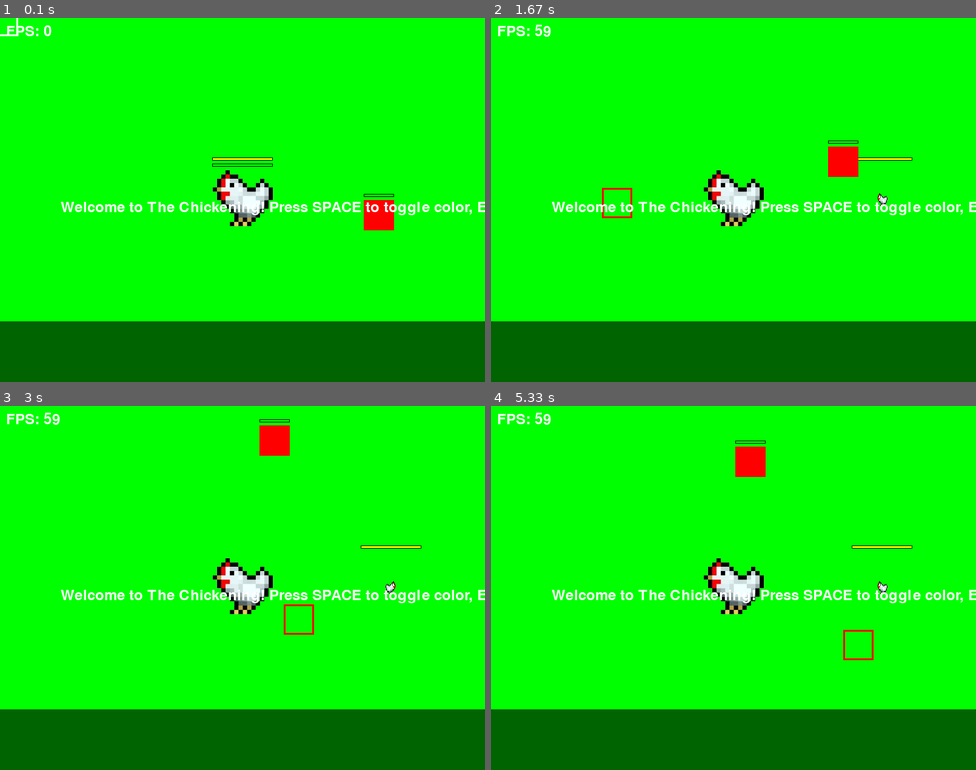
Above: before the commit, frames 1-4 (two rows, left to right).
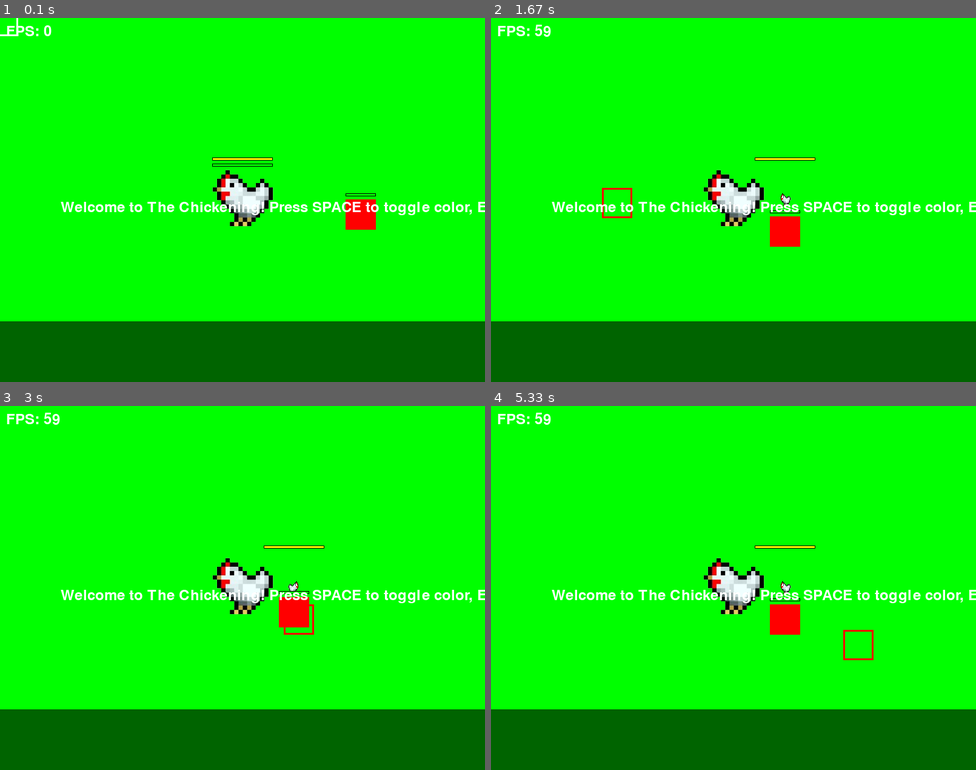
Above: after the commit, the same moments.

Repository: Zakihung/The-Chickening
Game: pygame game, started from main.py
Same seed, same stepped clock (60 frames per second), same inputs: the game is played once before the commit and once after it.
Inputs (mouse positions are in pixels of both pictures, inside the frame that each line leads up to):
- Up to frame 1 (0.1 s): no input
- Up to frame 2 (1.67 s): hold Right 0.33-0.8 s; move the mouse to (714, 214) at 0.37 s; hold Up 0.83-1.13 s; move the mouse to (888, 189) at 0.87 s; hold Right 1.17-1.63 s; move the mouse to (617, 203) at 1.2 s
- Up to frame 3 (3 s): hold Left 1.67-2.2 s; move the mouse to (92, 533) at 1.7 s; hold Down 2.23-2.53 s; move the mouse to (315, 460) at 2.27 s; hold Left 2.57-2.97 s; move the mouse to (300, 620) at 2.6 s
- Up to frame 4 (5.33 s): hold Up 3-3.37 s; move the mouse to (743, 464) at 3.03 s; hold Right 3.4-4.03 s; move the mouse to (558, 577) at 3.43 s; hold Down 4.07-4.43 s; move the mouse to (738, 624) at 4.1 s; hold Left 4.47-4.93 s; move the mouse to (718, 526) at 4.5 s; hold Right from 4.97 s (still down); move the mouse to (859, 646) at 5 s

The runs differ from the first frame. In frame 1, 0.6% of the frame differs, in the area x 71-82%, y 48-59%; in frame 2, 1.4%; in frame 3, 1.3%; in frame 4, 1.4%, in the area x 50-87%, y 9-63%.

Commit message:
Add zig-zag approach AI for 'runner' enemy type

Diff:
--- a/modules/entities/enemy.py
+++ b/modules/entities/enemy.py
@@ -30,31 +30,60 @@
         # AI attributes
         self.direction_change_timer = random.uniform(1, 2)  # Change direction sau 1-2s
         self.target = None  # Placeholder cho player target (áp sát sau)
+        self.zigzag_amplitude = 50  # Biên độ lắc zig-zag (pixels)
+        self.zigzag_frequency = 5  # Tần số lắc (cao hơn = nhanh lắc)
+        self.time = 0  # Timer cho sin wave
+        self.attack_damage = 10  # Damage cào vuốt khi áp sát
+        self.attack_range = 50  # Range để attack (placeholder)
 
     def update(self, delta_time, player=None):
         """
-        Override update: AI simple - di chuyển ngẫu nhiên, change direction random.
-        :param player: Player instance để target sau (áp sát)
+        Override update: AI simple - di chuyển ngẫu nhiên, hoặc zig-zag áp sát nếu 'runner'.
+        :param player: Player instance để target
         """
         super().update(delta_time)
 
-        # Random movement AI
-        self.direction_change_timer -= delta_time
-        if self.direction_change_timer <= 0:
-            # Change to random direction
-            angle = random.uniform(0, 2 * math.pi)
-            self.direction = pygame.Vector2(math.cos(angle), math.sin(angle))
-            self.direction_change_timer = random.uniform(1, 2)  # Reset timer
+        self.time += delta_time  # Update time cho sin
 
-        # Placeholder cho type-specific AI (override trong subclass)
-        if self.type == 'runner':
-            # Sau này: Áp sát player zig-zag
-            pass
+        if player:
+            # Tính direction tới player
+            dx = player.rect.centerx - self.rect.centerx
+            dy = player.rect.centery - self.rect.centery
+            dist = math.hypot(dx, dy)
+            if dist > 0:
+                base_dir = pygame.Vector2(dx / dist, dy / dist)  # Normalize to player
+
+                if self.type == 'runner':
+                    # Zig-zag AI: Thêm offset sin cho y (lắc lên xuống)
+                    offset = math.sin(
+                        self.time * self.zigzag_frequency) * self.zigzag_amplitude / dist  # Scale với dist
+                    self.direction = pygame.Vector2(base_dir.x, base_dir.y + offset)
+                    self.direction.normalize_ip() if self.direction.length() > 0 else None
+                    self.speed = ENEMY_SPEED_BASE * 1.5  # Tốc độ nhanh hơn cho runner
+
+                    # Attack nếu trong range (placeholder damage)
+                    if dist < self.attack_range and not player.invincible:
+                        player.take_damage(self.attack_damage)
+                        # Cooldown attack sau
+
+                else:
+                    # Fallback random nếu không phải runner
+                    self.direction_change_timer -= delta_time
+                    if self.direction_change_timer <= 0:
+                        angle = random.uniform(0, 2 * math.pi)
+                        self.direction = pygame.Vector2(math.cos(angle), math.sin(angle))
+                        self.direction_change_timer = random.uniform(1, 2)
+        else:
+            # No player: Random AI
+            self.direction_change_timer -= delta_time
+            if self.direction_change_timer <= 0:
+                angle = random.uniform(0, 2 * math.pi)
+                self.direction = pygame.Vector2(math.cos(angle), math.sin(angle))
+                self.direction_change_timer = random.uniform(1, 2)
 
         # Check collision với player (apply damage nếu chạm)
         if player and rect_collision(self.rect, player.rect) and not player.invincible:
             player.take_damage(10)  # Damage placeholder khi chạm
-            # Bounce back hoặc logic khác
 
         # Drop thóc khi chết (placeholder print)
         if not self.alive:
--- a/modules/screens/game_screen.py
+++ b/modules/screens/game_screen.py
@@ -17,8 +17,8 @@
         self.chicken_rect = self.chicken_sprite.get_rect(center=(SCREEN_WIDTH // 2, SCREEN_HEIGHT // 2))  # Vị trí giữa màn
         self.player = Player()
         self.test_enemy = BaseEntity(600, 300, 50, 50, hp=50, speed=0)  # Enemy tĩnh để test hit
-        self.test_enemy = Enemy(600, 300, 'runner')  # Spawn enemy
-        self.player.enemies = [self.test_enemy]  # Giữ để projectile hit
+        self.test_enemy = Enemy(600, 300, 'runner')  # Type 'runner' để test zig-zag
+        self.player.enemies = [self.test_enemy]  # Giữ cho projectile hit
 
     def draw_background(self):
         self.screen.fill(self.background_color)
